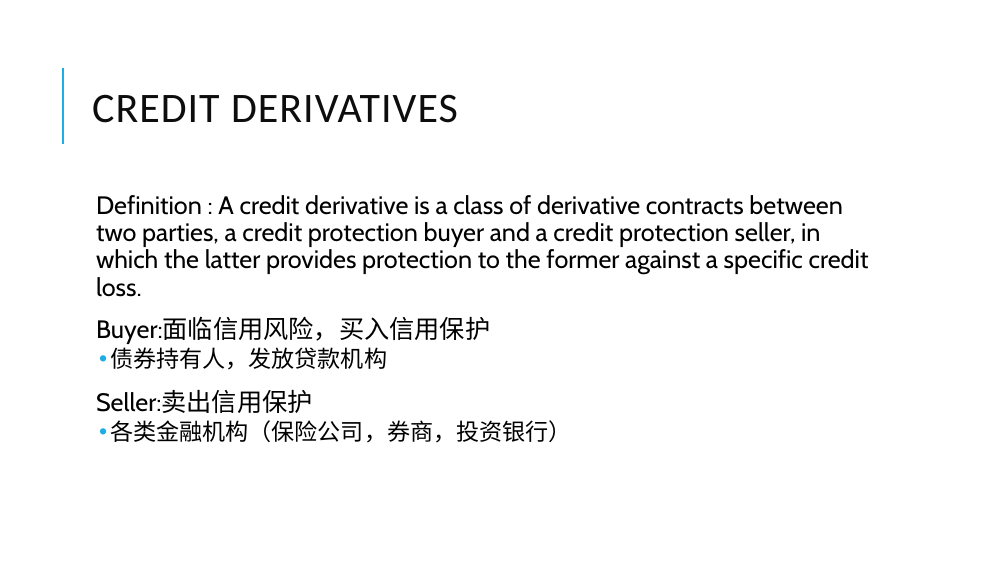
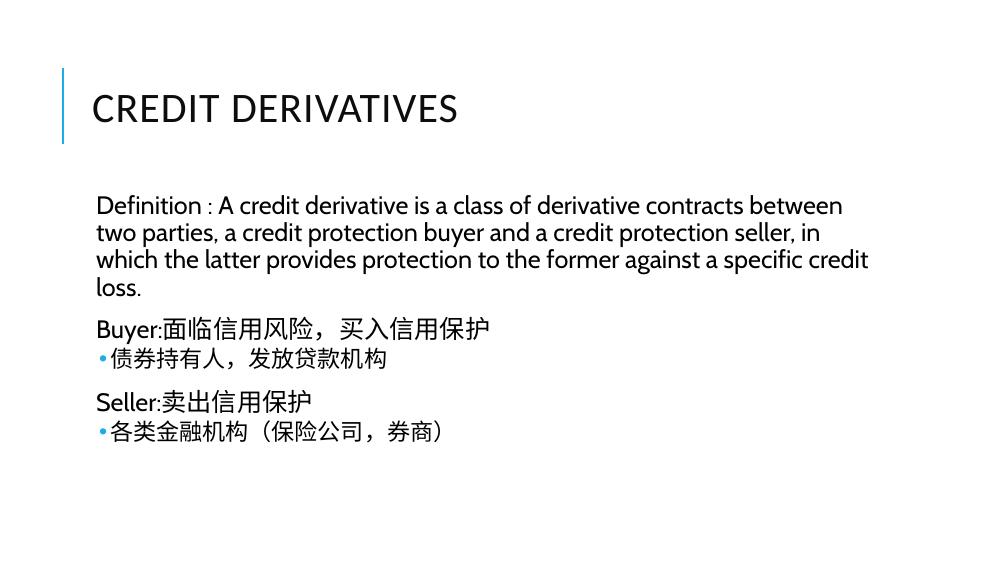
Before and after one commit to Isco0530/data, a slide deck: slide 46 of Derivatives.pptx. Drawn at 1008x567 pixels with LibreOffice and Linux fonts; fonts in the diff are those of the drawing. Boxes give left, top, right and bottom in pixels: in the first picture for what was removed or moved away, otherwise in the second. Text is boxed around its words. In the diff, an @@ line names an element or a change of style, - is before the commit and + after.

```diff
--- a/Derivatives.pptx
+++ b/Derivatives.pptx
@@ text at box(110, 420, 456, 443): text changed @@
-  • 各类金融机构（保险公司，券商，投资银行）
+  • 各类金融机构（保险公司，券商）
```
Also in this commit, not shown: 6 other slides changed, 2 slides added, 1 slide removed, 1 other file.
